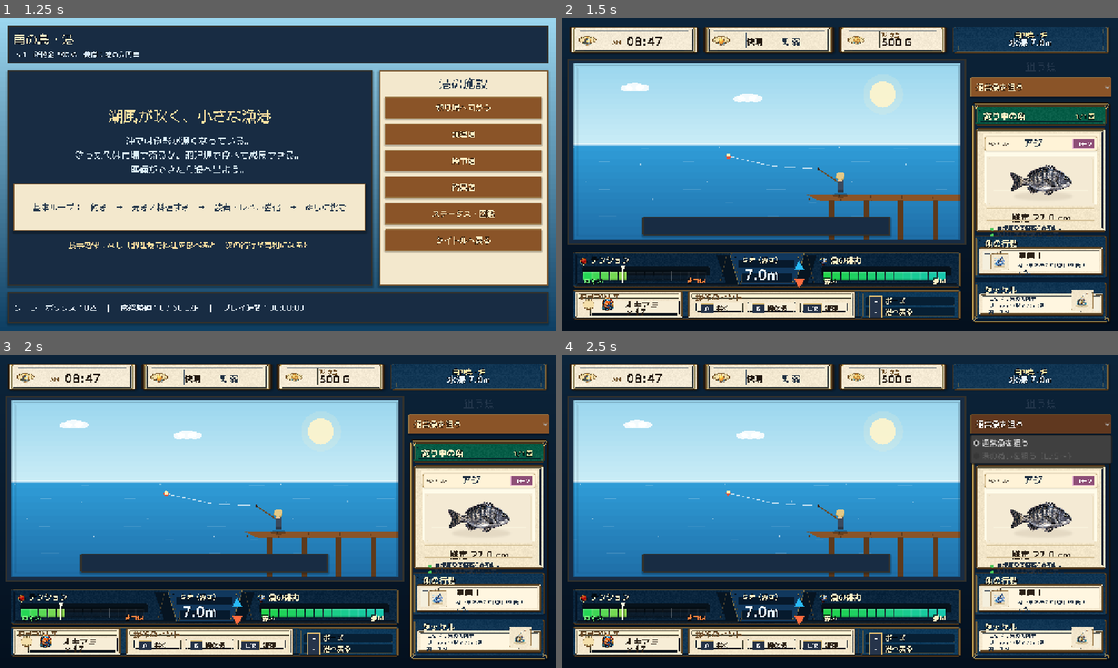
Above: before the commit, frames 1-4 (two rows, left to right).
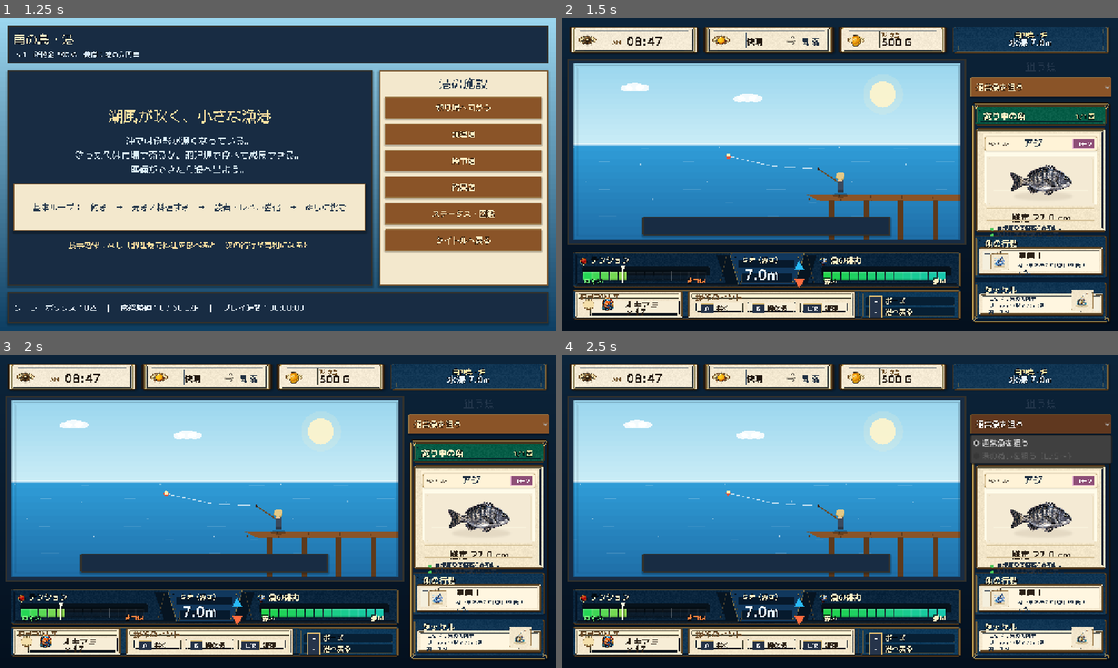
Above: after the commit, the same moments.

Repository: RYUKOU-OKUMURA/tsuri_quest_umi_mvp
Game: Godot game, scene res://scenes/main.tscn
Same seed, same stepped clock (60 frames per second), same inputs: the game is played once before the commit and once after it.
Inputs:
- Up to frame 1 (1.25 s): click "ゲームを始める" at 0.5 s
- Up to frame 2 (1.5 s): click "釣り場へ向かう" at 1.25 s
- Up to frame 3 (2 s): no input
- Up to frame 4 (2.5 s): click "通常魚を狙う" at 2 s

Frame 1 is identical in both runs. In frame 2, 0.2% of the frame differs, in the area x 3-54%, y 5-10%; in frame 3, 0.2%; in frame 4, 0.2%.

Commit message:
Refine fight top status icons

Diff:
--- a/src/ui/components/fight_status_bar.gd
+++ b/src/ui/components/fight_status_bar.gd
@@ -5,6 +5,7 @@
 
 const FightFontsScript = preload("res://src/ui/fight_fonts.gd")
 const FRAME_PATH := "res://assets/showcase/underwater/top_status_frame.png"
+const TOP_ICON_SHEET_PATH := "res://assets/showcase/underwater/top_status_icon_sheet.png"
 const ICON_SHEET_PATH := "res://assets/showcase/underwater/fight_icon_sheet.png"
 const ICON_TIME := 0
 const ICON_WEATHER := 1
@@ -14,6 +15,7 @@
 var simulator: FishingSimulator
 
 var _frame: Texture2D
+var _top_icons: Texture2D
 var _icons: Texture2D
 
 
@@ -27,6 +29,8 @@
 	custom_minimum_size = Vector2(0.0, 76.0)
 	if ResourceLoader.exists(FRAME_PATH):
 		_frame = load(FRAME_PATH) as Texture2D
+	if ResourceLoader.exists(TOP_ICON_SHEET_PATH):
+		_top_icons = load(TOP_ICON_SHEET_PATH) as Texture2D
 	if ResourceLoader.exists(ICON_SHEET_PATH):
 		_icons = load(ICON_SHEET_PATH) as Texture2D
 
@@ -96,7 +100,13 @@
 	if not dark and title == "快晴":
 		var inline_y := rect.position.y + rect.size.y * 0.66
 		_draw_text_clipped(font, title, Vector2(text_x, inline_y), 19, body_color, max_width, outline)
-		_draw_text_clipped(font, body, Vector2(text_x + 80.0, inline_y), 19, Palette.TEXT_DARK, max_width - 80.0, outline)
+		var wind_icon_size := 26.0
+		_draw_top_sheet_icon(
+			ICON_WIND,
+			Rect2(Vector2(text_x + 90.0, rect.position.y + (rect.size.y - wind_icon_size) * 0.5 + 1.0), Vector2(wind_icon_size, wind_icon_size)),
+			Color(1.0, 1.0, 1.0, 0.92)
+		)
+		_draw_text_clipped(font, body, Vector2(text_x + 126.0, inline_y), 19, Palette.TEXT_DARK, max_width - 126.0, outline)
 		return
 	_draw_text_clipped(font, title, Vector2(text_x, title_y), title_size, title_color, max_width, outline)
 	_draw_text_clipped(font, body, Vector2(text_x, body_y), body_size, body_color, max_width, outline)
@@ -128,20 +138,23 @@
 
 
 func _draw_status_icon(rect: Rect2, icon_index: int) -> void:
-	if _icons == null:
-		return
-	var icon_size := clampf(rect.size.y * 0.40, 24.0, 30.0)
+	if _top_icons == null and _icons == null:
+		return
+	var icon_size := clampf(rect.size.y * 0.52, 32.0, 38.0)
 	var icon_rect := Rect2(
-		rect.position + Vector2(32.0, (rect.size.y - icon_size) * 0.5 + 1.0),
+		rect.position + Vector2(28.0, (rect.size.y - icon_size) * 0.5 + 1.0),
 		Vector2(icon_size, icon_size)
 	)
-	_draw_sheet_icon(icon_index, icon_rect, Color(1.0, 1.0, 1.0, 0.70))
-	if icon_index == ICON_WEATHER:
-		_draw_sheet_icon(
-			ICON_WIND,
-			Rect2(icon_rect.position + Vector2(icon_size * 0.58, icon_size * 0.60), Vector2(icon_size * 0.34, icon_size * 0.34)),
-			Color(1.0, 1.0, 1.0, 0.82)
-		)
+	_draw_top_sheet_icon(icon_index, icon_rect, Color(1.0, 1.0, 1.0, 0.96))
+
+
+func _draw_top_sheet_icon(icon_index: int, target: Rect2, modulate: Color = Color.WHITE) -> void:
+	if _top_icons != null:
+		var cell_w := float(_top_icons.get_width()) / 4.0
+		var src := Rect2(float(icon_index) * cell_w, 0.0, cell_w, float(_top_icons.get_height()))
+		draw_texture_rect_region(_top_icons, target, src, modulate)
+		return
+	_draw_sheet_icon(icon_index, target, modulate)
 
 
 func _draw_sheet_icon(icon_index: int, target: Rect2, modulate: Color = Color.WHITE) -> void:
Binary file added: assets/showcase/underwater/top_status_icon_sheet.png
Not shown, added: assets/showcase/underwater/top_status_icon_sheet.png.import
Not shown, changed: design-qa.md
Not shown, changed: docs/11_underwater_fight_showcase.md
Not shown, added: tools/extract_top_status_icons.py
